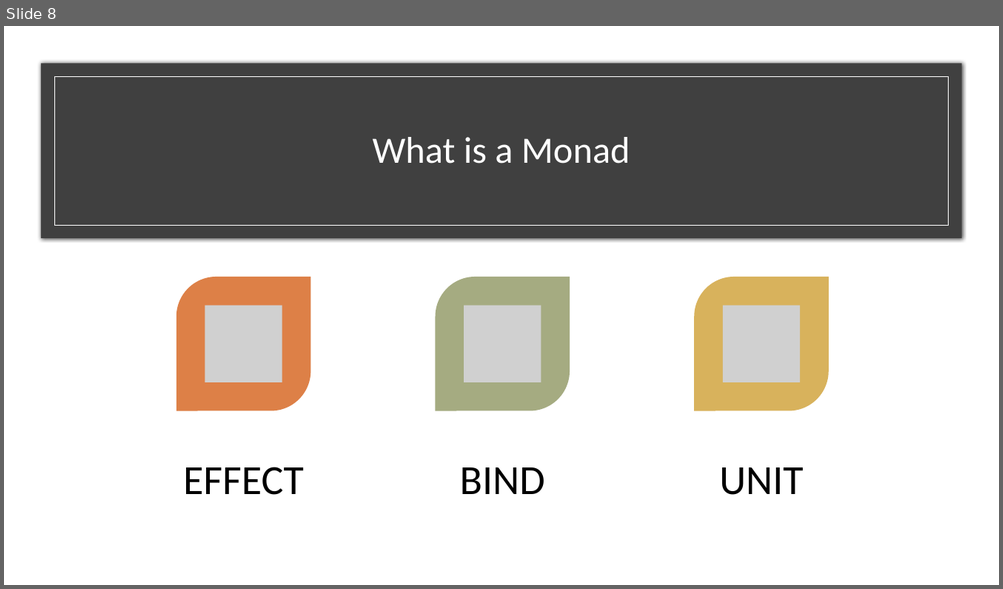
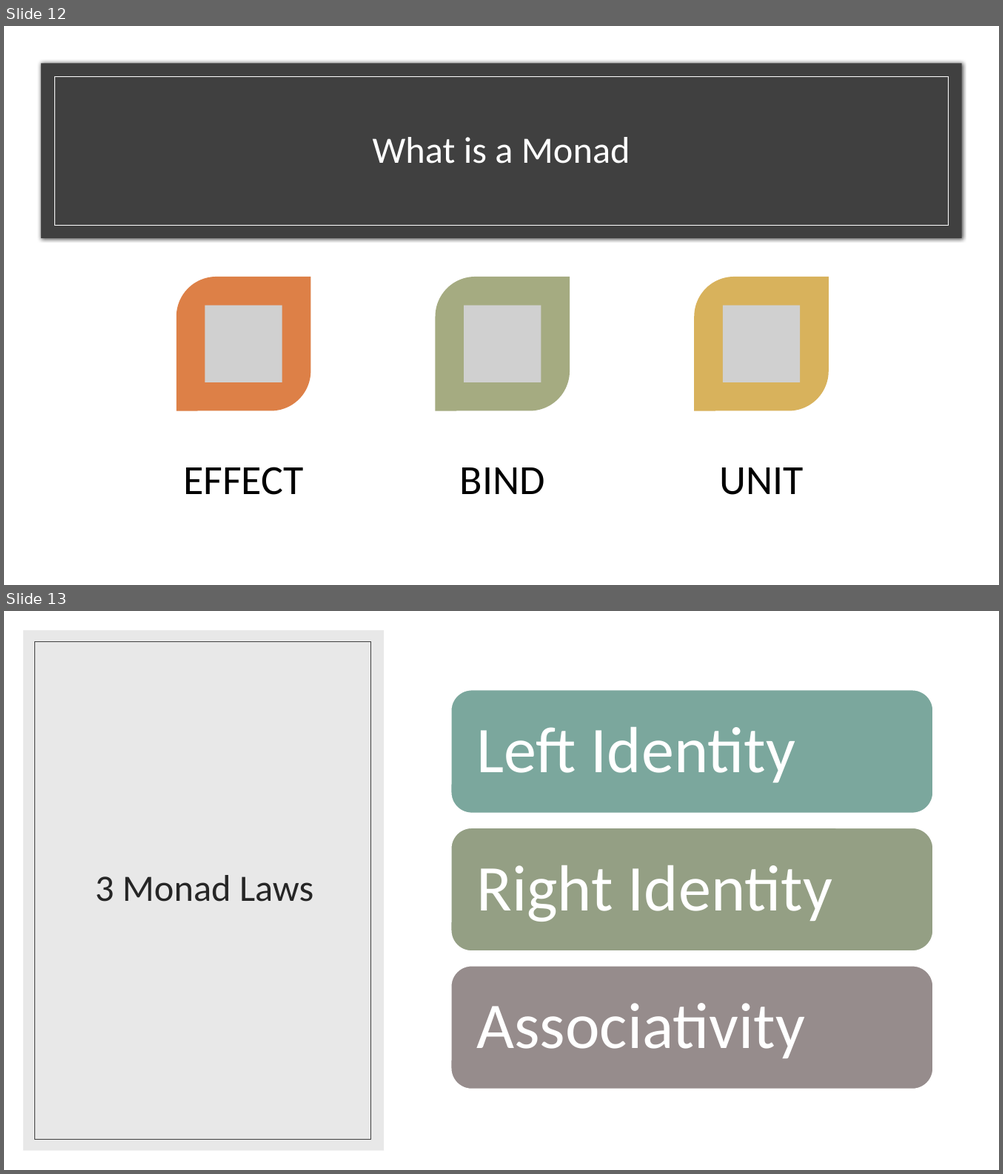
Before and after one commit to kemiller2002/monad-talk, a slide deck: presentation/monads.pptx. Shown one above the other, each under a label of ours: slide 8 before the commit, slides 12 and 13 after it. The pictures are 1003x589 and 1003x1174 pixels, drawn with LibreOffice and Linux fonts; fonts in the diff are those of the drawing; grey boxes stand for pictures. Boxes give left, top, right and bottom in pixels: in the first picture for what was removed or moved away, otherwise in the second. Text is boxed around its words. In the diff, an @@ line names an element or a change of style, - is before the commit and + after.

```diff
--- a/presentation/monads.pptx
+++ b/presentation/monads.pptx
@@ slide 13 added at [4,611,999,1170], background #FFFFFF @@
@@ rectangle added at [4,611,999,1170], fill #FFFFFF @@
@@ rectangle added at [23,630,384,1151], fill #D9D9D9 at 60% opacity @@
@@ rectangle added at [34,641,371,1140], outline #404040 0.5 pt @@
@@ title added at [95,875,313,902], 36 pt, text #262626 @@
+3 Monad Laws
@@ group added at [451,690,933,1089]: 3 rounded rectangles, 3 texts @@
+Left Identity
+Right Identity
+Associativity
@@ what was slide 8 is now slide 12 @@
```
Also in this commit, not shown: 1 slide changed, 8 other slides added, 2 slides removed, 3 other files.
